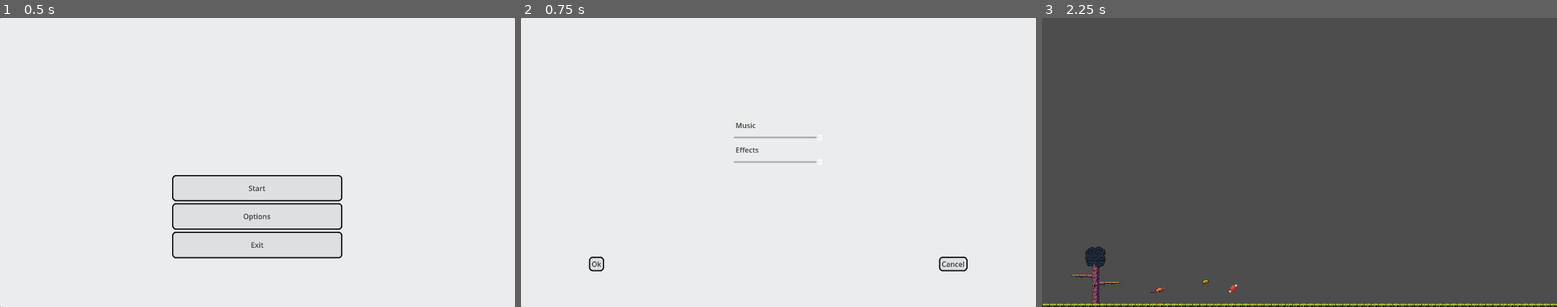
Above: before the commit, frames 1-3 (left to right).
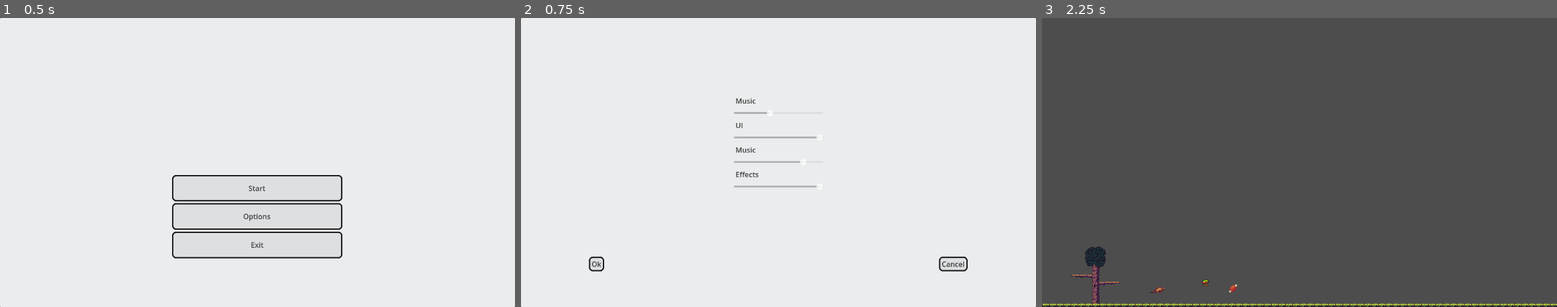
Above: after the commit, the same moments.

Repository: Bigfootmech/GWJ-79
Game: Godot game, scene res://Scenes/Main_Menu.tscn
The game is run twice, just before and just after one commit, with the same random seed, the same clock (stepped at 60 frames per second) and the same inputs.
Inputs:
- Up to frame 1 (0.5 s): no input
- Up to frame 2 (0.75 s): click "Options" at 0.5 s
- Up to frame 3 (2.25 s): click "Cancel" at 1.25 s; click "Start" at 2 s

Frame 1 is identical in both runs. In frame 2, 0.4% of the frame differs, in the area x 41-59%, y 27-59%; in frame 3, nothing differs.

Commit message:
Added UI sounds. Fixed Master Audio bus, and re-added to options. Added UI sound bus. Re-balanced default volume.

Diff:
--- /dev/null
+++ b/Globals/bruh.tscn
@@ -0,0 +1,18 @@
+[gd_scene load_steps=4 format=3 uid="uid://dvhcpy2gjpph"]
+
+[ext_resource type="Script" uid="uid://beqqhi8m0t53w" path="res://Globals/ui_sounds_scr.gd" id="1_jp2t0"]
+[ext_resource type="AudioStream" uid="uid://csf8lot3guf32" path="res://Sounds/Mouse/Mouseover/Dice_03.ogg" id="2_mgr14"]
+[ext_resource type="AudioStream" uid="uid://ckcns83jxgdw0" path="res://Sounds/Mouse/Click/Chest_Open.ogg" id="3_ryg3r"]
+
+[node name="Bruh" type="Node"]
+script = ExtResource("1_jp2t0")
+
+[node name="MouseOverSounds" type="AudioStreamPlayer" parent="."]
+unique_name_in_owner = true
+stream = ExtResource("2_mgr14")
+bus = &"UI"
+
+[node name="MouseClickSounds" type="AudioStreamPlayer" parent="."]
+unique_name_in_owner = true
+stream = ExtResource("3_ryg3r")
+bus = &"UI"
--- /dev/null
+++ b/Globals/ui_sounds.tscn
@@ -0,0 +1,18 @@
+[gd_scene load_steps=4 format=3 uid="uid://cmcjlpfmb4q6k"]
+
+[ext_resource type="Script" uid="uid://beqqhi8m0t53w" path="res://Globals/ui_sounds_scr.gd" id="1_2nuci"]
+[ext_resource type="AudioStream" uid="uid://ckcns83jxgdw0" path="res://Sounds/Mouse/Click/Chest_Open.ogg" id="1_kyx26"]
+[ext_resource type="AudioStream" uid="uid://csf8lot3guf32" path="res://Sounds/Mouse/Mouseover/Dice_03.ogg" id="2_2nuci"]
+
+[node name="Twazzock" type="Node"]
+script = ExtResource("1_2nuci")
+
+[node name="MouseClickSounds" type="AudioStreamPlayer" parent="."]
+unique_name_in_owner = true
+stream = ExtResource("1_kyx26")
+bus = &"UI"
+
+[node name="MouseOverSounds" type="AudioStreamPlayer" parent="."]
+unique_name_in_owner = true
+stream = ExtResource("2_2nuci")
+bus = &"UI"
--- /dev/null
+++ b/Globals/ui_sounds_scr.gd
@@ -0,0 +1,7 @@
+extends Node
+
+func mouse_over():
+	%MouseOverSounds.play()
+
+func mouse_click():
+	%MouseClickSounds.play()
--- a/Scenes/Main_Menu.tscn
+++ b/Scenes/Main_Menu.tscn
@@ -1,9 +1,10 @@
-[gd_scene load_steps=5 format=3 uid="uid://kkshy6xsqyfy"]
+[gd_scene load_steps=6 format=3 uid="uid://kkshy6xsqyfy"]
 
 [ext_resource type="Theme" uid="uid://b4o1tembluaru" path="res://new_theme.tres" id="1_rmbjf"]
 [ext_resource type="Script" uid="uid://ca8n7h23mcs5y" path="res://Scenes/main_menu.gd" id="2_b7rmo"]
 [ext_resource type="PackedScene" uid="uid://dman77g3ltvqm" path="res://Scenes/Options.tscn" id="3_b7rmo"]
 [ext_resource type="AudioStream" uid="uid://bue7ngogsba7q" path="res://Music/menu/yesterbreeze.mp3" id="4_00u4r"]
+[ext_resource type="PackedScene" uid="uid://cmcjlpfmb4q6k" path="res://Globals/ui_sounds.tscn" id="5_anlgx"]
 
 [node name="MainMenu" type="Control"]
 custom_minimum_size = Vector2(0, 187)
@@ -94,7 +95,13 @@
 autoplay = true
 bus = &"Music"
 
+[node name="UI_Sounds" parent="." instance=ExtResource("5_anlgx")]
+
+[connection signal="mouse_entered" from="HBoxContainer/VBoxContainer/ButtonContainer/StartButton" to="." method="_on_mouse_over"]
 [connection signal="pressed" from="HBoxContainer/VBoxContainer/ButtonContainer/StartButton" to="." method="_on_start_button_pressed"]
+[connection signal="mouse_entered" from="HBoxContainer/VBoxContainer/ButtonContainer/OptionsButton" to="." method="_on_mouse_over"]
 [connection signal="pressed" from="HBoxContainer/VBoxContainer/ButtonContainer/OptionsButton" to="." method="_on_options_button_pressed"]
+[connection signal="mouse_entered" from="HBoxContainer/VBoxContainer/ButtonContainer/CreditsButton" to="." method="_on_mouse_over"]
 [connection signal="pressed" from="HBoxContainer/VBoxContainer/ButtonContainer/CreditsButton" to="." method="_on_credits_button_pressed"]
+[connection signal="mouse_entered" from="HBoxContainer/VBoxContainer/ButtonContainer/ExitButton" to="." method="_on_mouse_over"]
 [connection signal="pressed" from="HBoxContainer/VBoxContainer/ButtonContainer/ExitButton" to="." method="_on_exit_button_pressed"]
--- a/Scenes/Options.tscn
+++ b/Scenes/Options.tscn
@@ -56,13 +56,20 @@
 layout_mode = 2
 
 [node name="MasterText" type="Label" parent="BG/VBoxContainer/BodyBar/BodyMain/CenterContainer/VBoxContainer"]
-visible = false
 layout_mode = 2
 text = "Music"
 
 [node name="MasterSlider" type="HSlider" parent="BG/VBoxContainer/BodyBar/BodyMain/CenterContainer/VBoxContainer"]
 unique_name_in_owner = true
-visible = false
+layout_mode = 2
+value = 100.0
+
+[node name="UIText" type="Label" parent="BG/VBoxContainer/BodyBar/BodyMain/CenterContainer/VBoxContainer"]
+layout_mode = 2
+text = "UI"
+
+[node name="UISlider" type="HSlider" parent="BG/VBoxContainer/BodyBar/BodyMain/CenterContainer/VBoxContainer"]
+unique_name_in_owner = true
 layout_mode = 2
 value = 100.0
 
@@ -128,7 +135,10 @@
 size_flags_stretch_ratio = 0.15
 
 [connection signal="value_changed" from="BG/VBoxContainer/BodyBar/BodyMain/CenterContainer/VBoxContainer/MasterSlider" to="." method="_on_master_slider_value_changed"]
+[connection signal="value_changed" from="BG/VBoxContainer/BodyBar/BodyMain/CenterContainer/VBoxContainer/UISlider" to="." method="_on_ui_slider_value_changed"]
 [connection signal="value_changed" from="BG/VBoxContainer/BodyBar/BodyMain/CenterContainer/VBoxContainer/MusicSlider" to="." method="_on_music_slider_value_changed"]
 [connection signal="value_changed" from="BG/VBoxContainer/BodyBar/BodyMain/CenterContainer/VBoxContainer/EffectsSlider" to="." method="_on_effects_slider_value_changed"]
+[connection signal="mouse_entered" from="BG/VBoxContainer/AcceptBar/AcceptButton" to="." method="_on_mouse_over"]
 [connection signal="pressed" from="BG/VBoxContainer/AcceptBar/AcceptButton" to="." method="_on_accept_button_pressed"]
+[connection signal="mouse_entered" from="BG/VBoxContainer/AcceptBar/CancelButton" to="." method="_on_mouse_over"]
 [connection signal="pressed" from="BG/VBoxContainer/AcceptBar/CancelButton" to="." method="_on_cancel_button_pressed"]
--- a/Scenes/main_menu.gd
+++ b/Scenes/main_menu.gd
@@ -4,13 +4,19 @@
 	SceneLoader.current_scene = self
 
 func _on_start_button_pressed():
+	UiSounds.mouse_click()
 	SceneLoader.load_test()
 
 func _on_options_button_pressed():
+	UiSounds.mouse_click()
 	%Options.show()
 
 func _on_credits_button_pressed():
-	pass # Replace with function body.
+	UiSounds.mouse_click()
 
 func _on_exit_button_pressed():
+	UiSounds.mouse_click()
 	SceneLoader.exit()
+
+func _on_mouse_over():
+	UiSounds.mouse_over()
--- a/Scenes/options.gd
+++ b/Scenes/options.gd
@@ -6,26 +6,37 @@
 		# Viewport.set_input_as_handled()
 
 func _ready():
-	%MasterSlider.value = Audio.music_volume
+	%MasterSlider.value = Audio.master_volume
 	%MusicSlider.value = Audio.music_volume
 	%EffectsSlider.value = Audio.sounds_volume
+	%UISlider.value = Audio.ui_volume
 
 func _on_accept_button_pressed():
+	UiSounds.mouse_click()
 	Audio.master_volume = %MasterSlider.value
 	Audio.music_volume = %MusicSlider.value
 	Audio.sounds_volume = %EffectsSlider.value
+	Audio.ui_volume = %UISlider.value
 	Audio.reset_bus_volumes()
 	hide()
 
 func _on_cancel_button_pressed():
+	UiSounds.mouse_click()
 	Audio.reset_bus_volumes()
 	hide()
 
+func _on_mouse_over():
+	UiSounds.mouse_over()
+
+
 func _on_master_slider_value_changed(value):
-	Audio.set_volume_music(value)
+	Audio.set_volume_master(value)
 
 func _on_music_slider_value_changed(value):
 	Audio.set_volume_music(value)
 
 func _on_effects_slider_value_changed(value):
 	Audio.set_volume_sfx(value)
+
+func _on_ui_slider_value_changed(value):
+	Audio.set_volume_ui(value)
--- a/Scenes/test_scene.tscn
+++ b/Scenes/test_scene.tscn
@@ -175,24 +175,11 @@
 separation = Vector2i(0, 2)
 texture_region_size = Vector2i(24, 24)
 use_texture_padding = false
-1:0/0 = 0
 0:1/next_alternative_id = 5
 0:1/0 = 0
-1:1/0 = 0
 0:2/0 = 0
-1:2/0 = 0
 0:3/0 = 0
-1:3/0 = 0
 0:4/0 = 0
-1:4/0 = 0
-0:5/0 = 0
-1:5/0 = 0
-0:6/0 = 0
-1:6/0 = 0
-0:7/0 = 0
-1:7/0 = 0
-0:8/0 = 0
-1:8/0 = 0
 
 [sub_resource type="TileSetAtlasSource" id="TileSetAtlasSource_bwjpn"]
 resource_name = "Grass"
@@ -201,19 +188,6 @@
 separation = Vector2i(0, 2)
 texture_region_size = Vector2i(24, 24)
 0:0/0 = 0
-1:0/0 = 0
-1:1/0 = 0
-1:2/0 = 0
-1:3/0 = 0
-1:4/0 = 0
-0:5/0 = 0
-1:5/0 = 0
-0:6/0 = 0
-1:6/0 = 0
-0:7/0 = 0
-1:7/0 = 0
-0:8/0 = 0
-1:8/0 = 0
 
 [sub_resource type="TileSet" id="TileSet_yglu3"]
 physics_layer_0/collision_layer = 1
--- a/audio.gd
+++ b/audio.gd
@@ -1,13 +1,15 @@
 extends Node
 
-@export var master_volume: float = 100.0
-@export var music_volume: float = 100.0
+@export var master_volume: float = 40.0
+@export var music_volume: float = 80.0
 @export var sounds_volume: float = 100.0
+@export var ui_volume: float = 100.0
 
 func reset_bus_volumes():
 	set_volume_master(master_volume)
 	set_volume_music(music_volume)
 	set_volume_sfx(sounds_volume)
+	set_volume_ui(ui_volume)
 
 func set_volume_master(volume: float):
 	set_volume_channel("Master", volume)
@@ -18,6 +20,9 @@
 func set_volume_sfx(volume: float):
 	set_volume_channel("Sound Effects", volume)
 
+func set_volume_ui(volume: float):
+	set_volume_channel("UI", volume)
+
 func set_volume_channel(channel_name: String, volume: float):
 	var bus_index= AudioServer.get_bus_index(channel_name)
 	AudioServer.set_bus_volume_linear(bus_index, volume / 100)
--- a/default_bus_layout.tres
+++ b/default_bus_layout.tres
@@ -13,3 +13,9 @@
 bus/2/bypass_fx = false
 bus/2/volume_db = 0.0
 bus/2/send = &"Master"
+bus/3/name = &"UI"
+bus/3/solo = false
+bus/3/mute = false
+bus/3/bypass_fx = false
+bus/3/volume_db = 0.0
+bus/3/send = &"Master"
--- a/project.godot
+++ b/project.godot
@@ -19,6 +19,7 @@
 
 SceneLoader="*res://Scenes/scene_loader.gd"
 Audio="*res://audio.gd"
+UiSounds="*res://Globals/bruh.tscn"
 
 [input]
 
Not shown, added: Globals/ui_sounds_scr.gd.uid
Not shown, added: Sounds/Mouse/Click/Chest_Open.ogg
Not shown, added: Sounds/Mouse/Click/Food_02.ogg
Not shown, added: Sounds/Mouse/Click/Random_Item_Grab_02.ogg
Not shown, added: Sounds/Mouse/Click/Wood_Grab_01.ogg
Not shown, added: Sounds/Mouse/Click/Wood_Grab_04.ogg
Not shown, added: Sounds/Mouse/Mouseover/Chest_Close.ogg
Not shown, added: Sounds/Mouse/Mouseover/Dice_03.ogg
